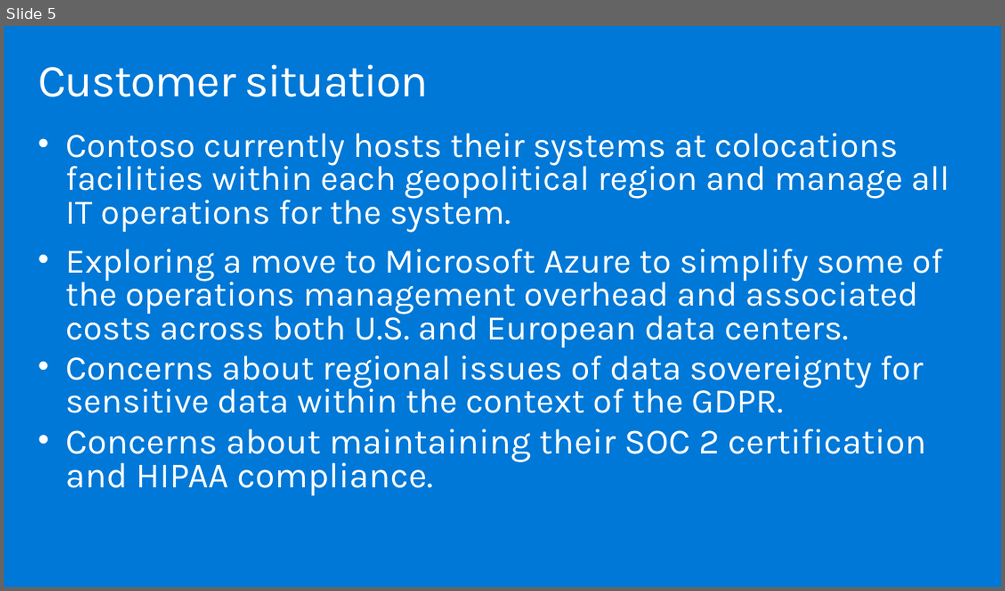
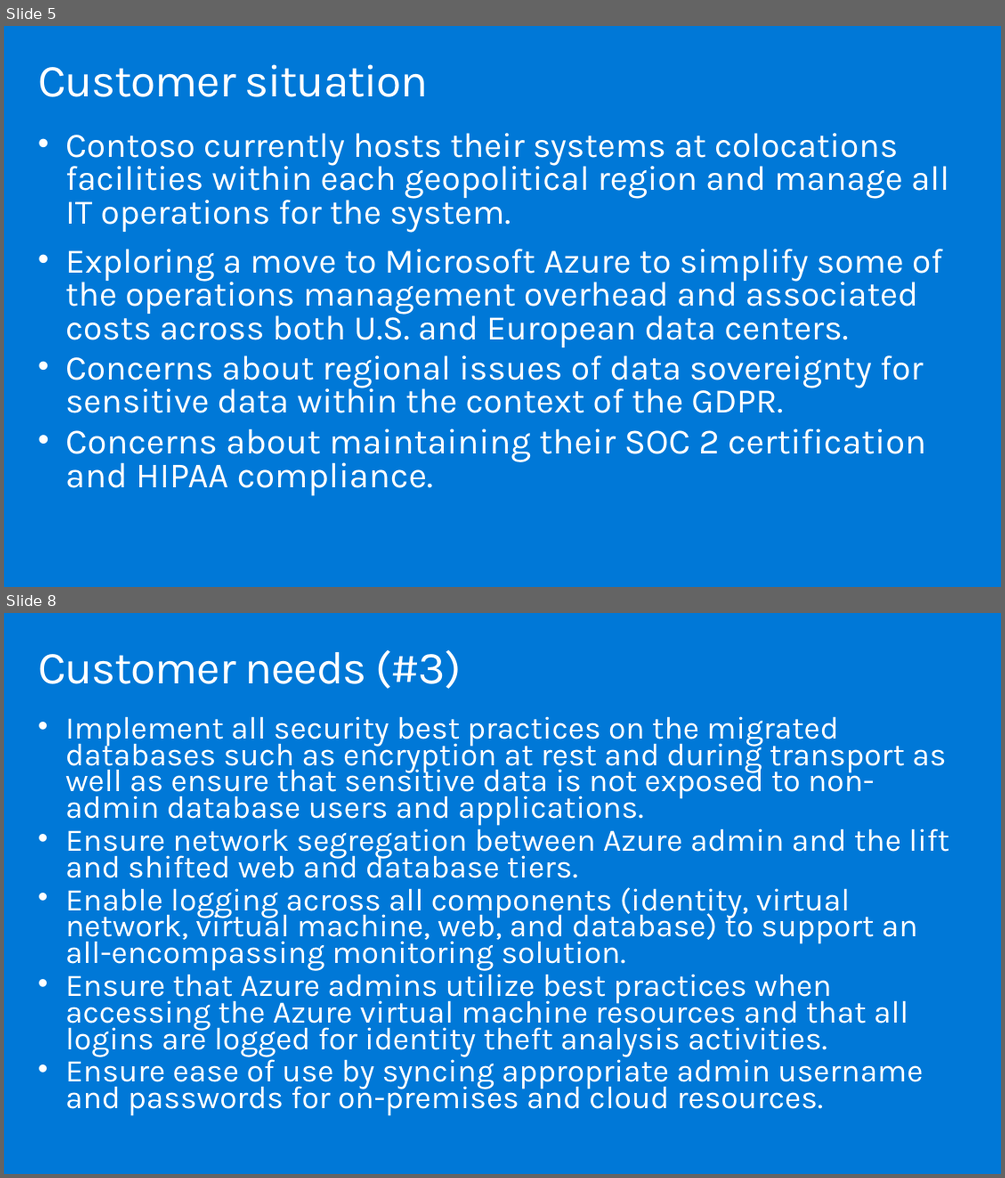
Before and after one commit to tejaswini972/MCW-Security-baseline-on-Azure, a slide deck: Whiteboard design session/WDS trainer presentation - Security baseline on Azure.pptx. Shown one above the other, each under a label of ours: slide 5 before the commit, slides 5 and 8 after it; the slides between them are not shown. The pictures are 1005x591 and 1005x1178 pixels, drawn with LibreOffice and Linux fonts; fonts in the diff are those of the drawing. Boxes give left, top, right and bottom in pixels: in the first picture for what was removed or moved away, otherwise in the second. Text is boxed around its words. In the diff, an @@ line names an element or a change of style, - is before the commit and + after.

```diff
--- a/Whiteboard design session/WDS trainer presentation - Security baseline on Azure.pptx
+++ b/Whiteboard design session/WDS trainer presentation - Security baseline on Azure.pptx
@@ slide 8 added at (4,613,1001,1174), background #0078D7 @@
@@ title added at (38,649,461,689), 44.1 pt, text #FFFFFF @@
+Customer needs (#3)
@@ text added at (65,716,949,1116), 30.4 pt, text #FFFFFF @@
+• Implement all security best practices on the migrated databases such as encryption at rest and during transport as well as ensure that sensitive data is not exposed to non-admin database users and applications.
+• Ensure network segregation between Azure admin and the lift and shifted web and database tiers.
+• Enable logging across all components (identity, virtual network, virtual machine, web, and database) to support an all-encompassing monitoring solution.
+• Ensure that Azure admins utilize best practices when accessing the Azure virtual machine resources and that all logins are logged for identity theft analysis activities.
+• Ensure ease of use by syncing appropriate admin username and passwords for on-premises and cloud resources.
```
Also in this commit, not shown: 4 slides changed, 2 other slides added, 1 other file.
